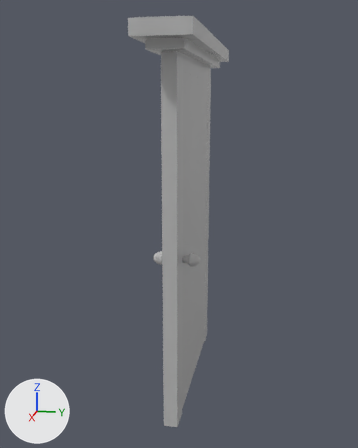
Two versions of the FBX model PlayAwardSrc/Assets/PlayAward/Gfx/FBX/puerta/puerta_blanca.FBX, one commit apart.
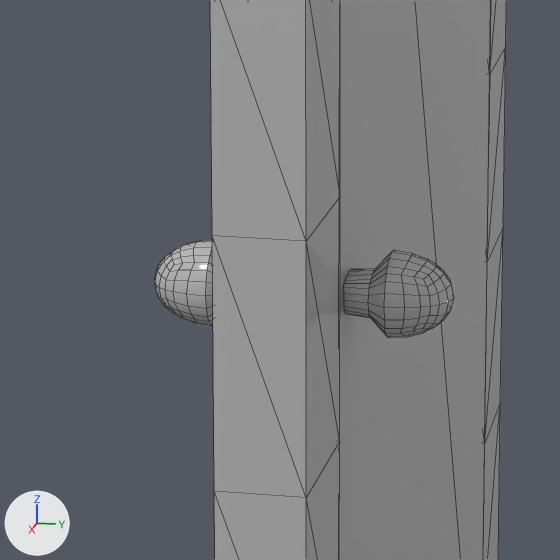
Old and new are each drawn whole from a 50 mm lens placed at (6.9, 1.17, 3.89), pointed at (0.36, -0.14, 2.26) and again close up on the part from 36% to 61% of the width and 48% to 67% of the height. Lighting does not change. The marker at lower left points along +X, +Y and +Z. The close-ups show mesh edges as thin lines. Where no turn or scale is listed for an object, it has been applied to the vertices.

Objects in the first close-up: 'puerta', 'puerta_marco', 'puerta_pomo'.
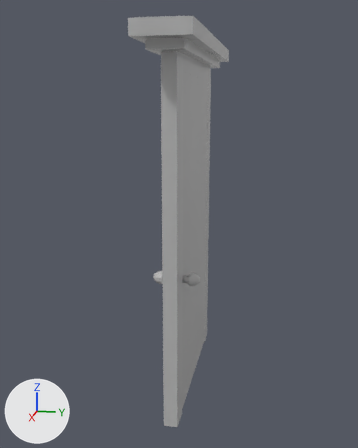
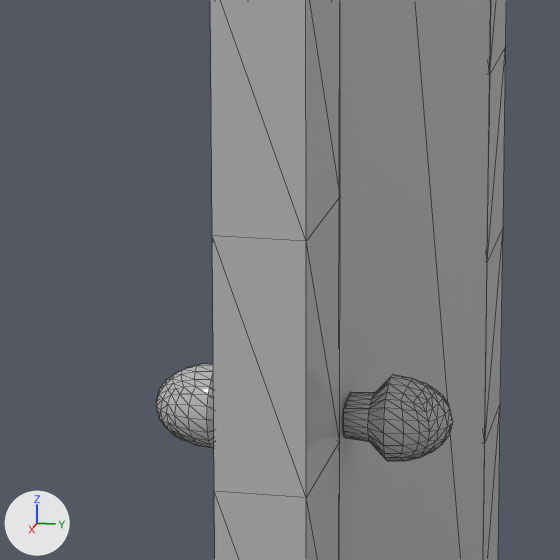
Boxes (x1, y1, x2, y2) around the edits, measured in the close-ups (560 x 560 px):
'puerta_pomo', moved
    before: (155, 240, 454, 338)
    after: (156, 363, 453, 461)

The change in detail:
Object 'puerta_pomo' (ob_puerta_pomo) moves from (1.228, 0.002, 2.035) to (1.228, 0.002, 1.783).
